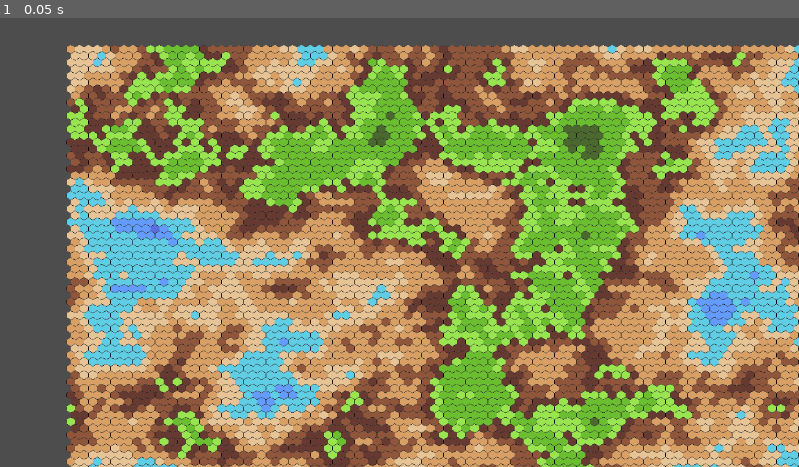
Above: before the commit, frame 1.
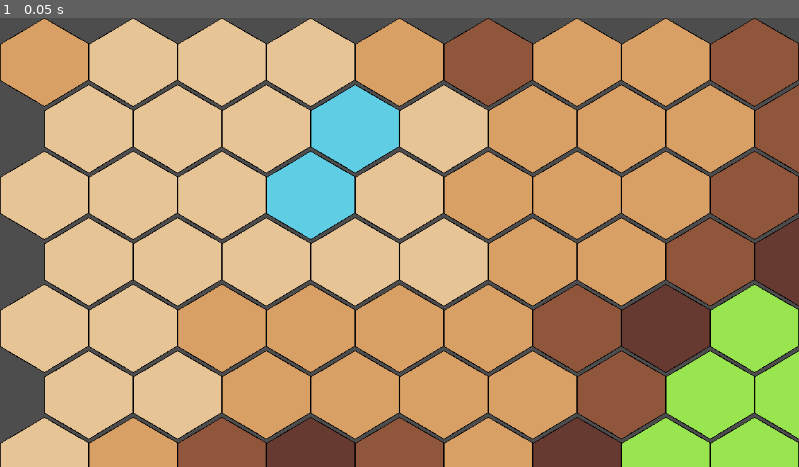
Above: after the commit, the same moment.

Repository: gideon-wade/Growing
Game: Godot game, scene res://world/world.tscn
Two runs of this game, one before a commit and one after it. Both use one fixed random seed, a clock stepped at 60 frames per second and the inputs below. This scene is started directly instead of the project's main scene. The engine's default icon, where the game draws it, is replaced by a stand-in: a white triangle on a blue panel in a dark square.
Inputs:
- Up to frame 1 (0.05 s): no input

The runs differ from the first frame. In frame 1, 84% of the frame differs, in the area x 0-100%, y 0-100%.

Commit message:
camera virker lidt lol

Diff:
--- /dev/null
+++ b/world/camera.gd
@@ -0,0 +1,72 @@
+extends Camera2D
+
+@onready var camera_area_shape: CollisionShape2D = $CameraArea/CameraAreaShape
+
+var speed = 50
+var zoom_speed = 0.01
+var min_zoom = Vector2(0.005, 0.005)
+var max_zoom = Vector2(0.5, 0.5)
+var edge_threshold = 10
+var current_zoom = Vector2(0.01, 0.01)
+
+var fixed_toggle_point = Vector2(0,0)
+var currently_moving_map = false
+
+var rect : Rect2
+
+func _process(delta):
+	rect = camera_area_shape.shape.get_rect()
+
+	limit_left = rect.position[0] / 1.5
+	limit_top = rect.position[1] / 1.5
+	limit_right = rect.end[0]* 2.66
+	limit_bottom = rect.end[1] * 3
+
+	var viewport_size = get_viewport_rect().size
+	var mouse_pos = get_global_mouse_position() - global_position
+	var scaled_edge_threshold = edge_threshold / zoom.x
+
+	var movement = Vector2.ZERO
+
+	var camera_view_half_width = viewport_size.x * 0.5 / zoom.x
+	var camera_view_half_height = viewport_size.y * 0.5 / zoom.y
+
+	if mouse_pos.x < -camera_view_half_width + scaled_edge_threshold:
+		movement.x -= 1
+	elif mouse_pos.x > camera_view_half_width - scaled_edge_threshold:
+		movement.x += 1
+	if mouse_pos.y < -camera_view_half_height + scaled_edge_threshold:
+		movement.y -= 1
+	elif mouse_pos.y > camera_view_half_height - scaled_edge_threshold:
+		movement.y += 1
+
+
+	movement = movement.normalized() * speed
+	position += movement * delta * (1 / (current_zoom.x))
+
+	if Input.is_mouse_button_pressed(MOUSE_BUTTON_LEFT) or Input.is_mouse_button_pressed(MOUSE_BUTTON_MIDDLE):
+		# This happens once 'move_map' is pressed
+		if( !currently_moving_map ):
+			var ref = get_viewport().get_mouse_position()
+			fixed_toggle_point = ref
+			currently_moving_map = true
+		# This happens while 'move_map' is pressed
+		move_map_around()
+	else:
+		currently_moving_map = false
+
+func _input(event):
+	if event is InputEventMouseButton:
+		if event.button_index == MOUSE_BUTTON_WHEEL_DOWN and event.pressed:
+			zoom -= Vector2(zoom_speed, zoom_speed)
+			zoom = Vector2(max(min_zoom.x, zoom.x), max(min_zoom.y, zoom.y))
+		elif event.button_index == MOUSE_BUTTON_WHEEL_UP and event.pressed:
+			zoom += Vector2(zoom_speed, zoom_speed)
+			zoom = Vector2(min(max_zoom.x, zoom.x), min(max_zoom.y, zoom.y))
+		current_zoom = zoom
+
+func move_map_around():
+	var ref = get_viewport().get_mouse_position()
+	self.global_position.x -= (ref.x - fixed_toggle_point.x)
+	self.global_position.y -= (ref.y - fixed_toggle_point.y)
+	fixed_toggle_point = ref
--- /dev/null
+++ b/world/camera.tscn
@@ -0,0 +1,20 @@
+[gd_scene load_steps=3 format=3 uid="uid://drksjlt18i3ar"]
+
+[ext_resource type="Script" uid="uid://dkbpop8gqynha" path="res://world/camera.gd" id="1_qkir2"]
+
+[sub_resource type="RectangleShape2D" id="RectangleShape2D_qkir2"]
+size = Vector2(1152, 648)
+
+[node name="Camera" type="Camera2D"]
+limit_left = 0
+limit_top = 0
+limit_smoothed = true
+position_smoothing_enabled = true
+position_smoothing_speed = 10.0
+script = ExtResource("1_qkir2")
+
+[node name="CameraArea" type="Area2D" parent="."]
+
+[node name="CameraAreaShape" type="CollisionShape2D" parent="CameraArea"]
+position = Vector2(576, 324)
+shape = SubResource("RectangleShape2D_qkir2")
--- a/world/world.gd
+++ b/world/world.gd
@@ -31,9 +31,9 @@
 		for y in range(noise_texture.height):
 			noises.append(noise.get_noise_2d(x,y))
 			var noise_val = float(noise.get_noise_2d(x,y))
-			if noise_val < -0.48:
+			if noise_val < -0.43:
 				tile_map.set_cell(Vector2(x,y), source_id, water_dark_atlas)
-			elif noise_val < -0.38:
+			elif noise_val < -0.34:
 				tile_map.set_cell(Vector2(x,y), source_id, water_semi_dark_atlas)
 			elif noise_val < -0.28:
 				tile_map.set_cell(Vector2(x,y), source_id, water_semibright_atlas)
--- a/world/world.tscn
+++ b/world/world.tscn
@@ -1,7 +1,8 @@
-[gd_scene load_steps=5 format=3 uid="uid://dfk1nnrr3h1f0"]
+[gd_scene load_steps=6 format=3 uid="uid://dfk1nnrr3h1f0"]
 
 [ext_resource type="Script" uid="uid://b17ri1yeqsfux" path="res://world/world.gd" id="1_fj7yv"]
 [ext_resource type="TileSet" uid="uid://bqyqa33500h12" path="res://textures/tilemap.tres" id="2_fj7yv"]
+[ext_resource type="PackedScene" uid="uid://drksjlt18i3ar" path="res://world/camera.tscn" id="3_4717r"]
 
 [sub_resource type="FastNoiseLite" id="FastNoiseLite_fj7yv"]
 noise_type = 3
@@ -19,7 +20,5 @@
 [node name="TileMap" type="TileMapLayer" parent="."]
 tile_set = ExtResource("2_fj7yv")
 
-[node name="Camera2D" type="Camera2D" parent="."]
-position = Vector2(805, 454)
-offset = Vector2(4000, 2400)
-zoom = Vector2(0.1, 0.1)
+[node name="Camera" parent="." instance=ExtResource("3_4717r")]
+position = Vector2(576, 324)
Not shown, added: world/camera.gd.uid
